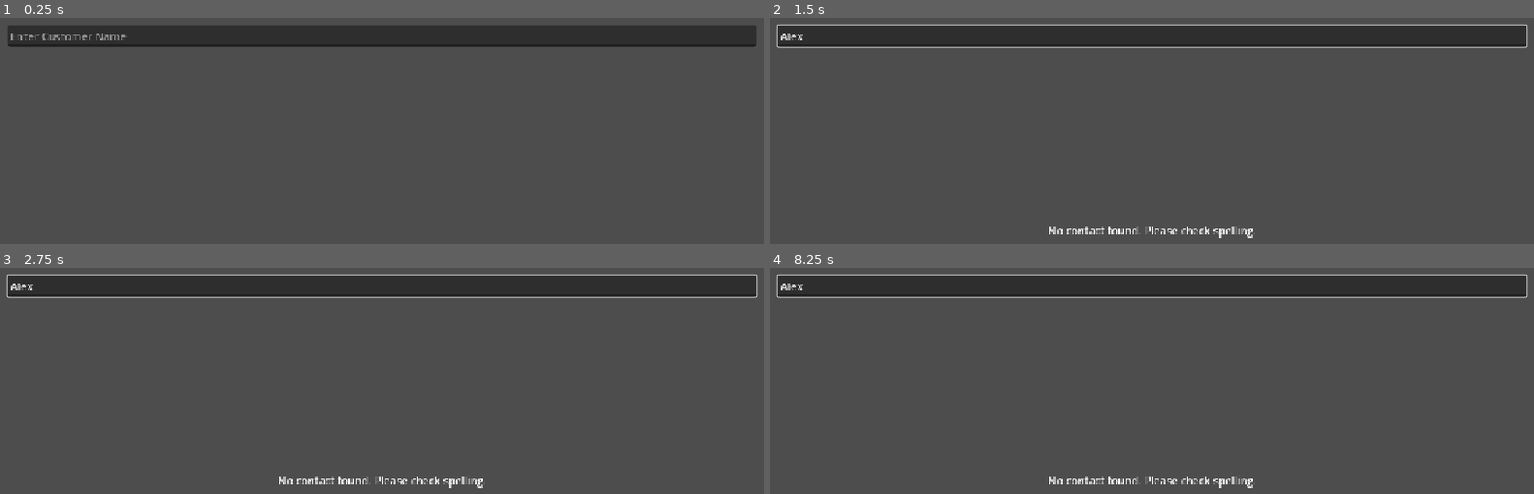
Above: before the commit, frames 1-4 (two rows, left to right).
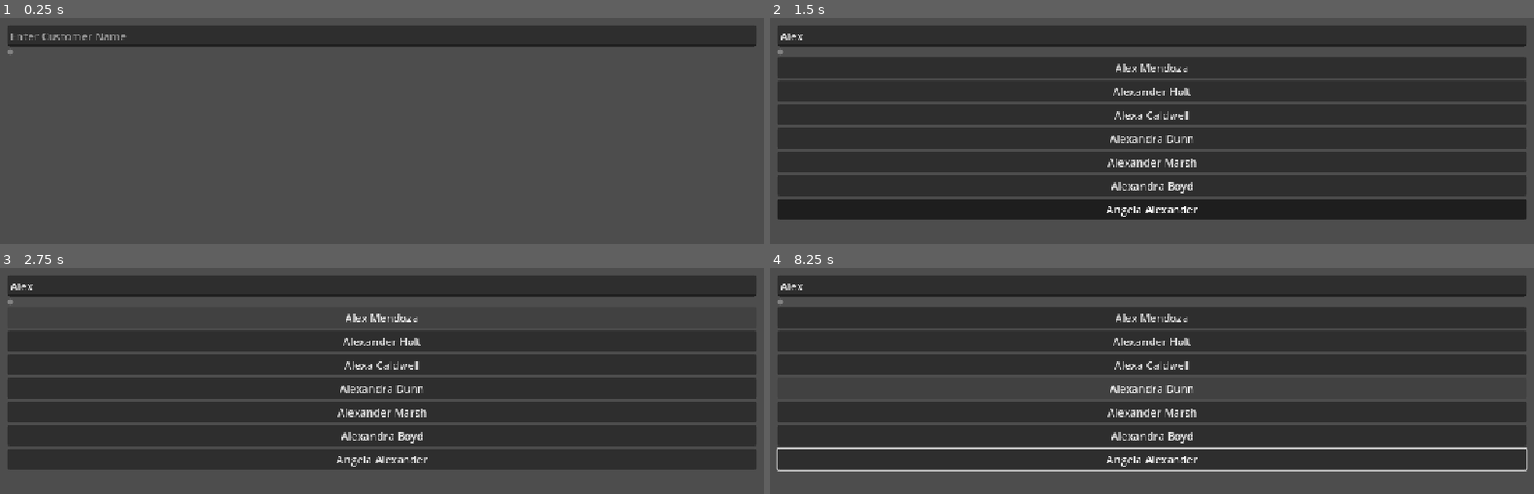
Above: after the commit, the same moments.

Repository: TotsllyRandom/employ-os
Game: Godot game, scene res://scenes/apps/contacts.tscn
Same seed, same stepped clock (60 frames per second), same inputs: the game is played once before the commit and once after it. This scene is started directly instead of the project's main scene.
Inputs (mouse positions are in pixels of both pictures, inside the frame that each line leads up to):
- Up to frame 1 (0.25 s): no input
- Up to frame 2 (1.5 s): click (1152, 36) at 0.52 s; type "Alex" at 0.6 s; tap Enter at 1.25 s; move the mouse to (1320, 207) at 1.27 s; hold Right from 1.28 s (still down); tap Alt at 1.35 s; click (1320, 207) at 1.42 s
- Up to frame 3 (2.75 s): release Right at 2 s; click (382, 317) at 2 s, where only the run after the commit has a clickable "Alex Mendoza"
- Up to frame 4 (8.25 s): click (1152, 340) at 2.75 s, where only the run after the commit has a clickable "Alexander Holt"; click (1152, 365) at 3.5 s, where only the run after the commit has a clickable "Alexa Caldwell"; click (1152, 387) at 4.25 s, where only the run after the commit has a clickable "Alexandra Dunn"; click (1152, 412) at 5 s, where only the run after the commit has a clickable "Alexander Marsh"; click (1152, 435) at 5.75 s, where only the run after the commit has a clickable "Alexandra Boyd"; click (1152, 460) at 6.5 s, where only the run after the commit has a clickable "Angela Alexander"; tap Space at 7.25 s; drag from (outside the picture) to (outside the picture) at 7.27 s; tap Enter at 8 s; move the mouse to (1228, 385) at 8.02 s; hold Right from 8.03 s (still down); tap Alt at 8.1 s

The runs differ from the first frame. In frame 1, less than 0.1% of the frame differs, in the area x 1-2%, y 14-16%; in frame 2, 65%, in the area x 0-100%, y 2-98%; in frame 3, 56%; in frame 4, 57%.

Commit message:
Twitch Stream 9/15/2026
Added friction and basis of contacts list

Diff:
--- a/scenes/apps/contacts.gd
+++ b/scenes/apps/contacts.gd
@@ -1,39 +1,54 @@
 extends Control
-
-func clear():
-	pass
-
-# Called when the node enters the scene tree for the first time.
-func _ready() -> void:
-	pass # Replace with function body.
-
-
 
 func check_for_cust(text:String):
 	var corrected = text.to_lower()
+	var found = get_array_of_names(corrected)
+	$Usable/CustomerSearch/VBoxContainer/Name.visible = true
+	for item in found:
+		var new = $Usable/CustomerSearch/VBoxContainer/Name.duplicate()
+		new.name = item
+		new.text = new.name
+		$Usable/CustomerSearch/VBoxContainer.add_child(new)
+	$Usable/CustomerSearch/VBoxContainer/Name.visible = false
+	if len(found) == 0:
+		$Usable/Label.visible = true
+	else:
+		$Usable/Label.visible = false
+
+
+func chose_a_cust(name):
+	var n = name.to_lower()
 	var keys = []
 	for key in Customers.customers.keys():
-		keys.append(str(key).to_lower())
-	if keys.has(corrected):
-		$Usable/Label.visible = false
-		Customers.get_customer(keys.find(corrected))
-	else:
-		$Usable/Label.visible = true
+		keys.append(key.to_lower())
+
+	Customers.get_customer(keys.find(n))
+
+
+func get_array_of_names(entry:String) -> Array:
+	var ret = []
+
+	for key in Customers.customers.keys():
+		var k = key.to_lower()
+		if k == entry or k.contains(entry):
+			ret.append(key)
+
+	return ret
 
 # Called every frame. 'delta' is the elapsed time since the previous frame.
 func _process(_delta: float) -> void:
 	if Customers.customer == {}:
-		$Usable/VBoxContainer.visible = false
+		$Usable/InCustomerMenu.visible = false
 		return
 
-	$Usable/VBoxContainer.visible = true
+	$Usable/InCustomerMenu/VBoxContainer.visible = true
 
 
-	$Usable/VBoxContainer/Name.text = Customers.customer.get("name")
-	$Usable/VBoxContainer/Job.text = "Job: " + Customers.customer.get("job")
-	$Usable/VBoxContainer/Age.text = "Age: " + str(Customers.customer.get("age"))
-	$Usable/VBoxContainer/Credit.text = "Credit Score: " + str(Customers.customer.get("credit score"))
-	$Usable/VBoxContainer/Employment.text = "Employment: " + str(Customers.customer.get("employment years")) + " years"
+	$Usable/InCustomerMenu/VBoxContainer/Name.text = Customers.customer.get("name")
+	$Usable/InCustomerMenu/VBoxContainer/Job.text = "Job: " + Customers.customer.get("job")
+	$Usable/InCustomerMenu/VBoxContainer/Age.text = "Age: " + str(Customers.customer.get("age"))
+	$Usable/InCustomerMenu/VBoxContainer/Credit.text = "Credit Score: " + str(Customers.customer.get("credit score"))
+	$Usable/InCustomerMenu/VBoxContainer/Employment.text = "Employed for " + str(Customers.customer.get("employment years")) + " years"
 
 func _on_line_edit_text_submitted(new_text: String) -> void:
 	Customers.delete_customer()
--- a/scenes/apps/contacts.tscn
+++ b/scenes/apps/contacts.tscn
@@ -21,27 +21,6 @@
 grow_vertical = 2
 metadata/_edit_use_anchors_ = true
 
-[node name="VBoxContainer" type="VBoxContainer" parent="Usable" unique_id=2089270282]
-layout_mode = 0
-offset_top = 30.0
-offset_right = 40.0
-offset_bottom = 399.0
-
-[node name="Name" type="Label" parent="Usable/VBoxContainer" unique_id=1363049707]
-layout_mode = 2
-
-[node name="Age" type="Label" parent="Usable/VBoxContainer" unique_id=1047119831]
-layout_mode = 2
-
-[node name="Job" type="Label" parent="Usable/VBoxContainer" unique_id=1751270422]
-layout_mode = 2
-
-[node name="Credit" type="Label" parent="Usable/VBoxContainer" unique_id=1696022666]
-layout_mode = 2
-
-[node name="Employment" type="Label" parent="Usable/VBoxContainer" unique_id=1675111640]
-layout_mode = 2
-
 [node name="Label" type="Label" parent="Usable" unique_id=1566383078]
 visible = false
 layout_mode = 1
@@ -55,6 +34,66 @@
 vertical_alignment = 1
 autowrap_mode = 2
 
+[node name="InCustomerMenu" type="Control" parent="Usable" unique_id=1430187237]
+layout_mode = 1
+anchors_preset = 15
+anchor_right = 1.0
+anchor_bottom = 1.0
+offset_top = 35.0
+offset_bottom = -5.0
+grow_horizontal = 2
+grow_vertical = 2
+
+[node name="VBoxContainer" type="VBoxContainer" parent="Usable/InCustomerMenu" unique_id=2089270282]
+layout_mode = 1
+anchors_preset = 15
+anchor_right = 1.0
+anchor_bottom = 1.0
+grow_horizontal = 2
+grow_vertical = 2
+
+[node name="Name" type="Label" parent="Usable/InCustomerMenu/VBoxContainer" unique_id=1363049707]
+layout_mode = 2
+
+[node name="Age" type="Label" parent="Usable/InCustomerMenu/VBoxContainer" unique_id=1047119831]
+layout_mode = 2
+
+[node name="Credit" type="Label" parent="Usable/InCustomerMenu/VBoxContainer" unique_id=1696022666]
+layout_mode = 2
+
+[node name="Job" type="Label" parent="Usable/InCustomerMenu/VBoxContainer" unique_id=1751270422]
+layout_mode = 2
+
+[node name="Employment" type="Label" parent="Usable/InCustomerMenu/VBoxContainer" unique_id=1675111640]
+layout_mode = 2
+
+[node name="CustomerSearch" type="Control" parent="Usable" unique_id=1669347754]
+layout_mode = 1
+anchors_preset = 15
+anchor_right = 1.0
+anchor_bottom = 1.0
+offset_top = 35.0
+offset_bottom = -5.0
+grow_horizontal = 2
+grow_vertical = 2
+
+[node name="VBoxContainer" type="VBoxContainer" parent="Usable/CustomerSearch" unique_id=463299055]
+layout_mode = 1
+anchors_preset = 15
+anchor_right = 1.0
+anchor_bottom = 1.0
+grow_horizontal = 2
+grow_vertical = 2
+
+[node name="Name" type="Button" parent="Usable/CustomerSearch/VBoxContainer" unique_id=1131619101]
+visible = false
+custom_minimum_size = Vector2(0, 25)
+layout_mode = 2
+text = "Jackson Goodman"
+
+[node name="VScrollBar" type="VScrollBar" parent="Usable/CustomerSearch/VBoxContainer" unique_id=3958033]
+layout_mode = 2
+
 [node name="LineEdit" type="LineEdit" parent="Usable" unique_id=177918444]
 custom_minimum_size = Vector2(0, 30)
 layout_mode = 1
--- a/scenes/apps/quickloans.gd
+++ b/scenes/apps/quickloans.gd
@@ -90,7 +90,6 @@
 	{"text" : "Applicant must have Good or Excellent payment history.", "diff" : 1, "type" : "payment_history"},
 	{"text" : "Applicant must have Fair or better payment history.", "diff" : 2, "type" : "payment_history"},
 ]
-
 func interpret_rules(rule):
 	match RULES[rule]["text"]:
 		"Applicant must be 18 or older.":
@@ -289,6 +288,7 @@
 var rules = []
 
 var data_found: bool = false
+var bar_is_moving:= false
 
 
 @export var screen: String = "Home":
@@ -318,6 +318,14 @@
 func _process(_delta: float) -> void:
 	$"Main/Usable Area".size.y = $Main.size.y - $"Button Panel".size.y
 	$"Main/Usable Area".position.y = $"Button Panel".size.y
+	$"Main/Usable Area/Customer/VBoxContainer".size.y = $"Main/Usable Area".size.y - $"Main/Usable Area/Customer/Name".size.y
+	$"Main/Usable Area/Customer/VBoxContainer".position.y = $"Main/Usable Area/Customer/Name".size.y
+	var bar = $"Main/Usable Area/Customer/ProgressBar"
+	if bar_is_moving:
+		## Luck
+		if randi_range(1,100) == 1:
+			bar.value += bar.step * 4
+		bar.value += bar.step
 
 
 
@@ -331,6 +339,7 @@
 ## delete data for old customer
 func delete_customer(make_new: bool):
 	check_cust = {}
+	data_found = false
 	if make_new:
 		create_new_customer()
 
@@ -344,9 +353,17 @@
 
 func update_screens():
 	if screen == "Customer":
+
 		if is_in_shift:
 			$"Main/Usable Area/Customer/Name".visible = true
 			$"Main/Usable Area/Customer/Name".text = "Applicant: "+check_cust.get("name")
+			$"Main/Usable Area/Customer/Panel".visible = true
+			$"Main/Usable Area/Customer/Warn".visible = false
+
+			if !bar_is_moving:
+				$"Main/Usable Area/Customer/ProgressBar".visible = false
+			else:
+				$"Main/Usable Area/Customer/ProgressBar".visible = true
 
 			if data_found:
 				$"Main/Usable Area/Customer/VBoxContainer".visible = true
@@ -355,11 +372,14 @@
 				$"Main/Usable Area/Customer/VBoxContainer/Income".text = "Income: $"+str(check_cust["income"])+"/year"
 				$"Main/Usable Area/Customer/VBoxContainer/DTI".text = "DTI: "+str(check_cust["dti"])+"%"
 				$"Main/Usable Area/Customer/VBoxContainer/History".text = "History: "+str(check_cust["payment history"])
-				$"Main/Usable Area/Customer/Panel".visible = true
-				$"Main/Usable Area/Customer/Warn".visible = false
 			else:
-				pass
+				$"Main/Usable Area/Customer/VBoxContainer".visible = false
+
+				if !bar_is_moving:
+					$"Main/Usable Area/Customer/Button".visible = true
+
 		else:
+			$"Main/Usable Area/Customer/Name".visible = false
 			$"Main/Usable Area/Customer/Warn".visible = true
 			$"Main/Usable Area/Customer/VBoxContainer".visible = false
 			$"Main/Usable Area/Customer/Panel".visible = false
@@ -499,3 +519,18 @@
 
 func _on_end_shift_pressed() -> void:
 	is_in_shift = false
+
+
+func check_for_data() -> void:
+	$"Main/Usable Area/Customer/Button".visible = false
+	var bar = $"Main/Usable Area/Customer/ProgressBar"
+	bar.value = 0
+	bar.visible = true
+	bar_is_moving = true
+
+
+func _on_progress_bar_value_changed(value: float) -> void:
+	if value >= 100:
+		bar_is_moving = false
+		data_found = true
+		update_screens()
--- a/scenes/apps/quickloans.tscn
+++ b/scenes/apps/quickloans.tscn
@@ -174,6 +174,7 @@
 text = "Deny"
 
 [node name="Warn" type="Label" parent="Main/Usable Area/Customer" unique_id=129493032]
+visible = false
 layout_mode = 1
 anchors_preset = 14
 anchor_top = 0.5
@@ -186,6 +187,34 @@
 text = "You are not currently clocked in. To work, start a shift on the \"Home\" tab."
 horizontal_alignment = 1
 autowrap_mode = 2
+
+[node name="Button" type="Button" parent="Main/Usable Area/Customer" unique_id=169134388]
+visible = false
+layout_mode = 1
+anchors_preset = 8
+anchor_left = 0.5
+anchor_top = 0.5
+anchor_right = 0.5
+anchor_bottom = 0.5
+offset_left = -4.0
+offset_top = -4.0
+offset_right = 4.0
+offset_bottom = 4.0
+grow_horizontal = 2
+grow_vertical = 2
+text = "Check for Loan Information"
+
+[node name="ProgressBar" type="ProgressBar" parent="Main/Usable Area/Customer" unique_id=703488122]
+layout_mode = 1
+anchors_preset = 14
+anchor_top = 0.5
+anchor_right = 1.0
+anchor_bottom = 0.5
+offset_top = -13.5
+offset_bottom = 13.5
+grow_horizontal = 2
+grow_vertical = 2
+step = 0.1
 
 [node name="Employee" type="Control" parent="Main/Usable Area" unique_id=1069571698]
 visible = false
@@ -246,6 +275,8 @@
 [connection signal="pressed" from="Main/Usable Area/Home/OutShift/StartShift" to="." method="_on_start_shift_pressed"]
 [connection signal="pressed" from="Main/Usable Area/Customer/Panel/HBoxContainer/Approve" to="." method="loan_approved"]
 [connection signal="pressed" from="Main/Usable Area/Customer/Panel/HBoxContainer/Deny" to="." method="loan_denied"]
+[connection signal="pressed" from="Main/Usable Area/Customer/Button" to="." method="check_for_data"]
+[connection signal="value_changed" from="Main/Usable Area/Customer/ProgressBar" to="." method="_on_progress_bar_value_changed"]
 [connection signal="pressed" from="Button Panel/HBoxContainer/Home" to="." method="_on_home_pressed"]
 [connection signal="pressed" from="Button Panel/HBoxContainer/Customer" to="." method="_on_customer_pressed"]
 [connection signal="pressed" from="Button Panel/HBoxContainer/Employee" to="." method="_on_employee_pressed"]
--- a/scripts/Globals/customers.gd
+++ b/scripts/Globals/customers.gd
@@ -178,33 +178,37 @@
 	customer["credit score"] = randi_range(300,850)
 	customer["income"] = randi_range(20000,150000)
 	customer["debt"] = randi_range(0,100000)
-	customer["employment years"] = randi_range(0,20)
+	customer["employment years"] = randi_range(0,customer["age"]-14)
+	if customer["employment years"] <= 0:
+		customer["job"] = "Unemployed"
+		customer["employment years"] = customer["age"]
 	customer["loan amount"] = randi_range(1000,100000)
 	customer["dti"] = randi_range(5,70)
 	var payment_histories = ["Excellent", "Good", "Fair", "Poor"]
 	customer["payment history"] = payment_histories[randi_range(0, len(payment_histories)-1)]
 
-func get_customer(_a):
-	var i
-	if _a != -1:
-		i = _a
+func get_customer(ID):
+	var RandCustID
+	if ID != -1:
+		RandCustID = ID
 	else:
 		var m = len(customers)-1
-		i = randi_range(0, m)
-		if customers.keys()[i] == prev_cust:
-			if i < m:
-				i += 1
+		RandCustID = randi_range(0, m)
+		if customers.keys()[RandCustID] == prev_cust:
+			if RandCustID < m:
+				RandCustID += 1
 			else:
-				i -= randi_range(1,m)
-	customer = customers[customers.keys()[i]]
-	customers.erase(customers.keys()[i])
+				RandCustID -= randi_range(1,m)
+	customer = customers[customers.keys()[RandCustID]]
+	customers.erase(customers.keys()[RandCustID])
 
 
 
 func delete_customer():
-	customers[customer.get("name")] = customer
-	print("Customers length: " + str(len(customers)))
-	customer = {}
+	if !customer == {}:
+		customers[customer.get("name")] = customer
+		print("Customers length: " + str(len(customers)))
+		customer = {}
 
 
 
--- a/scripts/Globals/playerData.gd
+++ b/scripts/Globals/playerData.gd
@@ -63,7 +63,10 @@
 
 func save_player_data():
 	var file = FileAccess.open(PATH, FileAccess.WRITE)
+	if file:
+		print("found Player Data file")
 	file.store_string(JSON.stringify(player_data))
+	print("Stored Data: "+JSON.stringify(player_data))
 	file.close()
 
 func load_player_data():
